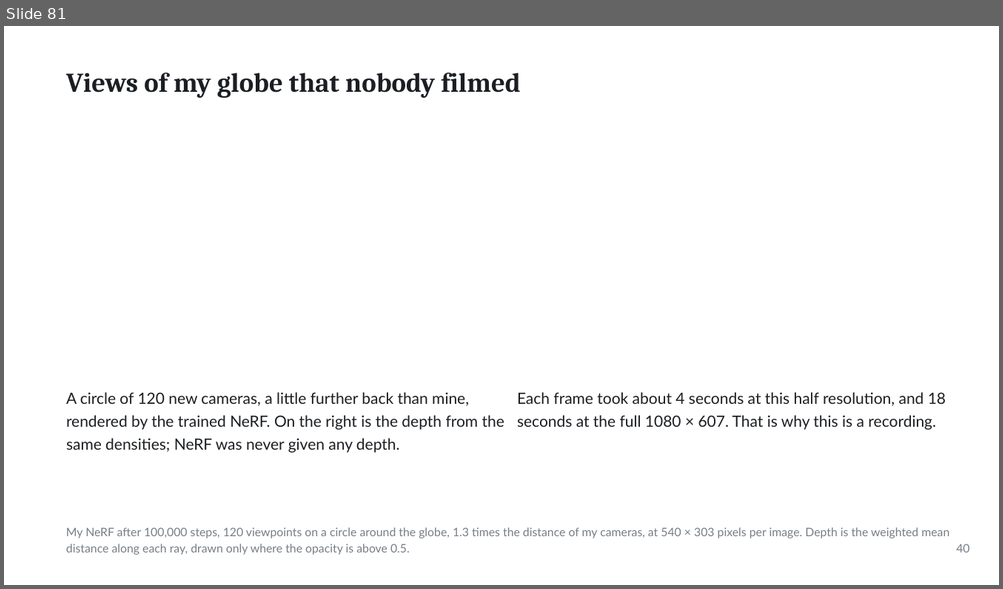
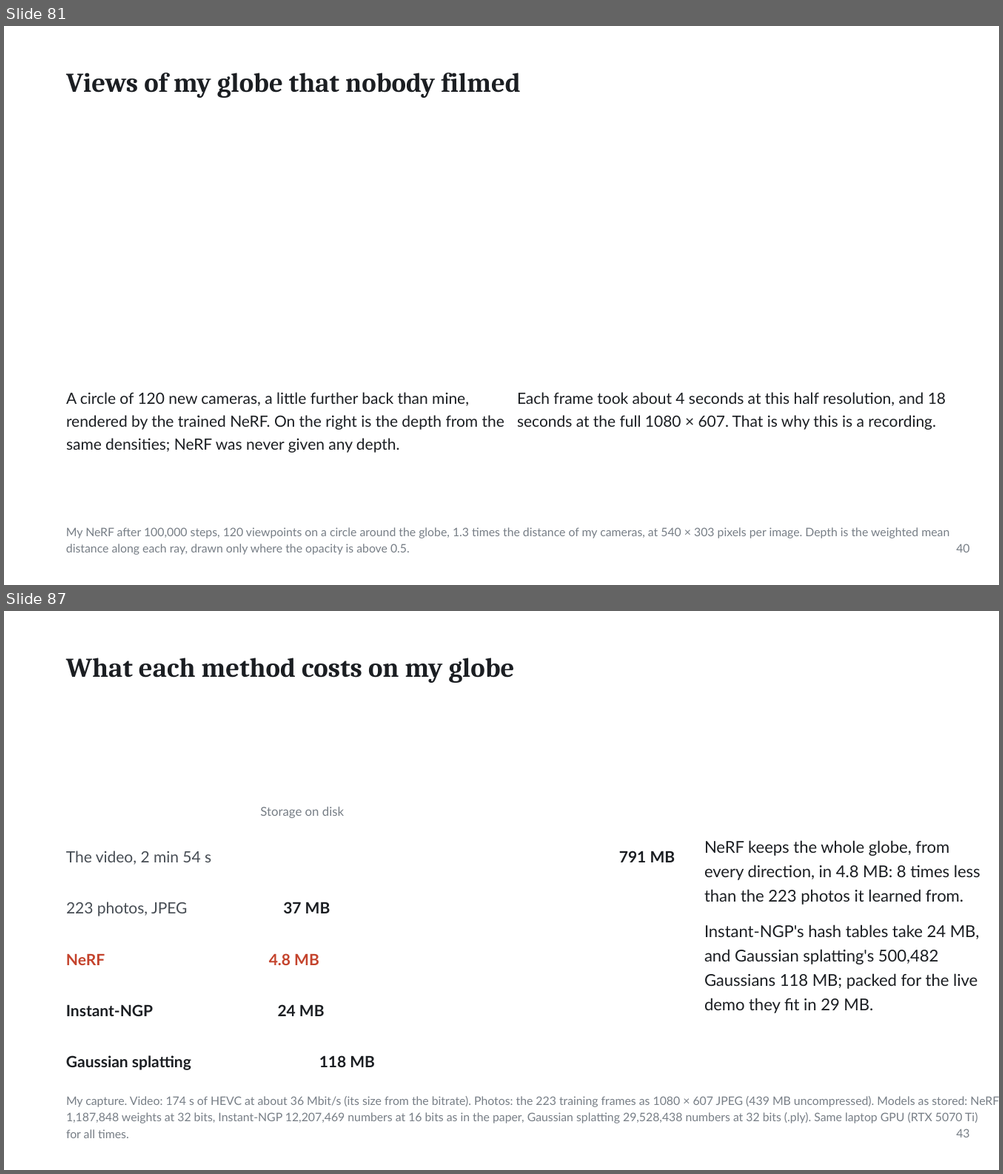
Before and after one commit to ertugrul-senturk/interactive-slides, a slide deck: public/decks/2026-11-nerf-neural-radiance-fields.pptx. Shown one above the other, each under a label of ours: slide 81 before the commit, slides 81 and 87 after it; the slides between them are not shown. The pictures are 1003x589 and 1003x1174 pixels, drawn with LibreOffice and Linux fonts; fonts in the diff are those of the drawing; background and template pictures are left out. Boxes give left, top, right and bottom in pixels: in the first picture for what was removed or moved away, otherwise in the second. Text is boxed around its words. In the diff, an @@ line names an element or a change of style, - is before the commit and + after.

```diff
--- a/public/decks/2026-11-nerf-neural-radiance-fields.pptx
+++ b/public/decks/2026-11-nerf-neural-radiance-fields.pptx
@@ slide 87 added at [4, 611, 999, 1170], background picture (left out) @@
@@ text added at [66, 658, 515, 683], 26.2 pt, text #1B1E22, bold @@
+What each method costs on my globe
@@ text added at [260, 806, 344, 818], 12 pt, text #777E86 @@
+Storage on disk
@@ text added at [66, 851, 211, 865], 15 pt, text #474D54 @@
+The video, 2 min 54 s
@@ text added at [619, 851, 675, 863], 15 pt, text #1B1E22, bold @@
+791 MB
@@ text added at [704, 840, 980, 905], 15.8 pt, text #1B1E22 @@
+NeRF keeps the whole globe, from
+every direction, in 4.8 MB: 8 times less
+than the 223 photos it learned from.
@@ text added at [66, 902, 188, 917], 15 pt, text #474D54 @@
+223 photos, JPEG
@@ text added at [283, 902, 330, 914], 15 pt, text #1B1E22, bold @@
+37 MB
@@ text added at [704, 925, 979, 1014], 15.8 pt, text #1B1E22 @@
+Instant-NGP's hash tables take 24 MB,
+and Gaussian splatting's 500,482
+Gaussians 118 MB; packed for the live
+demo they fit in 29 MB.
@@ text added at [66, 954, 105, 965], 15 pt, text #C4432C, bold @@
+NeRF
@@ text added at [269, 954, 319, 965], 15 pt, text #C4432C, bold @@
+4.8 MB
@@ text added at [66, 1005, 153, 1017], 15 pt, text #1B1E22, bold @@
+Instant-NGP
@@ text added at [278, 1005, 324, 1017], 15 pt, text #1B1E22, bold @@
+24 MB
@@ text added at [66, 1056, 191, 1071], 15 pt, text #1B1E22, bold @@
+Gaussian splatting
@@ text added at [319, 1056, 375, 1068], 15 pt, text #1B1E22, bold @@
+118 MB
@@ text added at [66, 1096, 967, 1139], 11.2 pt, text #777E86 @@
+My capture. Video: 174 s of HEVC at about 36 Mbit/s (its size from the bitrate). Photos: the 223 training frames as 1080 × 607 JPEG (439 MB uncompressed). Models as stored: NeRF
+1,187,848 weights at 32 bits, Instant-NGP 12,207,469 numbers at 16 bits as in the paper, Gaussian splatting 29,528,438 numbers at 32 bits (.ply). Same laptop GPU (RTX 5070 Ti)
+for all times.
@@ text added at [956, 1129, 969, 1138], 11.2 pt, text #777E86 @@
+43
```
Also in this commit, not shown: 9 slides changed, 2 other slides added, 2 slides removed, 24 other files.
